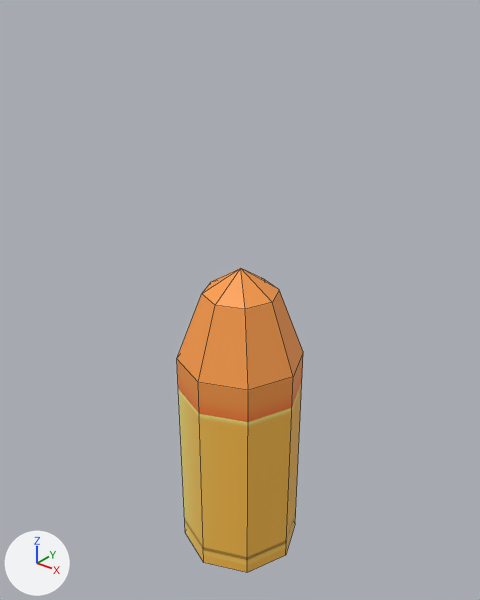
What one commit did to the Blender file media/models_x/ammo/Bullet.blend.
Rendered twice from a 50 mm lens placed at (0.0281, -0.0353, 0.0347), pointed at (-0.0005, 0.0006, 0.0125). The axes (+X, +Y, +Z) are drawn at lower left. The lights are the same throughout. Mesh edges are drawn as thin lines. The same objects are shown in both versions, whatever each file hides.
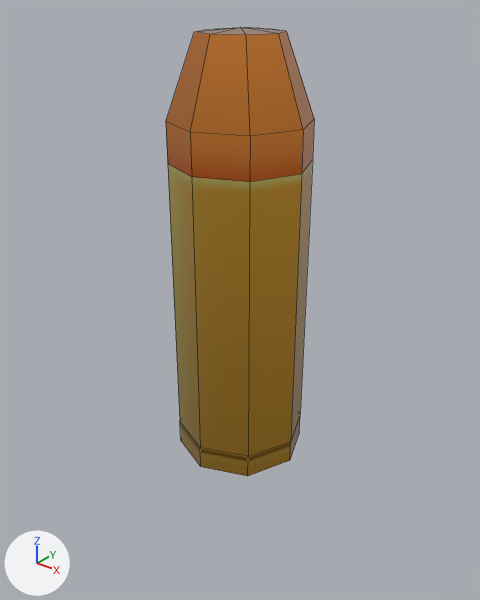
Edits to the bpy script that builds the scene:
```text
Change mat_material:
    mat_material.metallic: 0.0 -> 1.0
    add mat_material.specular_ior_level = 1.0
    mat_material.roughness: 0.5 -> 0.0
Change me_cylinder:
    used by ob_cylinder; location = (0.0, 0.0, 0.0)
    remove me_cylinder.from_pydata(...)  # 25 vertices, 25 faces; spans x -0.005..0.005, y -0.005..0.005, z -0.0101..0.0154
    add me_cylinder.from_pydata(...)  # 41 vertices, 41 faces; spans x -0.005..0.005, y -0.005..0.005, z -0.0101..0.0216
    me_cylinder part 1
    8 faces are deleted
    8 vertices in x -0.005..0.005, y -0.005..0.005, z 0.008 move by (0.0, 0.0, 0.0079)
    8 vertices in x -0.0029..0.0029, y -0.0029..0.0029, z 0.0135 move by (0.0, 0.0, 0.0078)
    1 vertex moves from x 0.0, y 0.0, z 0.0154 to x 0.0, y 0.0, z 0.0216
    8 new vertices lie (0.0, 0.0, -0.0028) away from vertices in x -0.005..0.005, y -0.005..0.005, z 0.008
    8 new vertices lie (0.0, 0.0, 0.0019) away from vertices in x -0.005..0.005, y -0.005..0.005, z -0.0101
    24 new faces join them
    me_cylinder part 2: 17 kept faces spanning x -0.005..0.005, y -0.005..0.005, z -0.0101..0.0216 are now shaded smooth
Change ob_cylinder:
    ob_cylinder.location: (0.0, 0.0, 0.0) -> (0.0, 0.0, 0.01025)
```

Changed parts and their boxes [x1, y1, x2, y2] in the pictures (480 x 600 px):
'Cylinder', surface changed, reshaped, moved (orange to brown, 17% wider, 48% taller)
    before: [177, 268, 303, 572]
    after: [166, 27, 314, 476]
part 1 of me_cylinder, built on
    before: [177, 354, 303, 572]
    after: [166, 120, 314, 476]
part 2 of me_cylinder, shading changed
    before: [177, 268, 303, 390]
    after: [166, 27, 314, 136]
